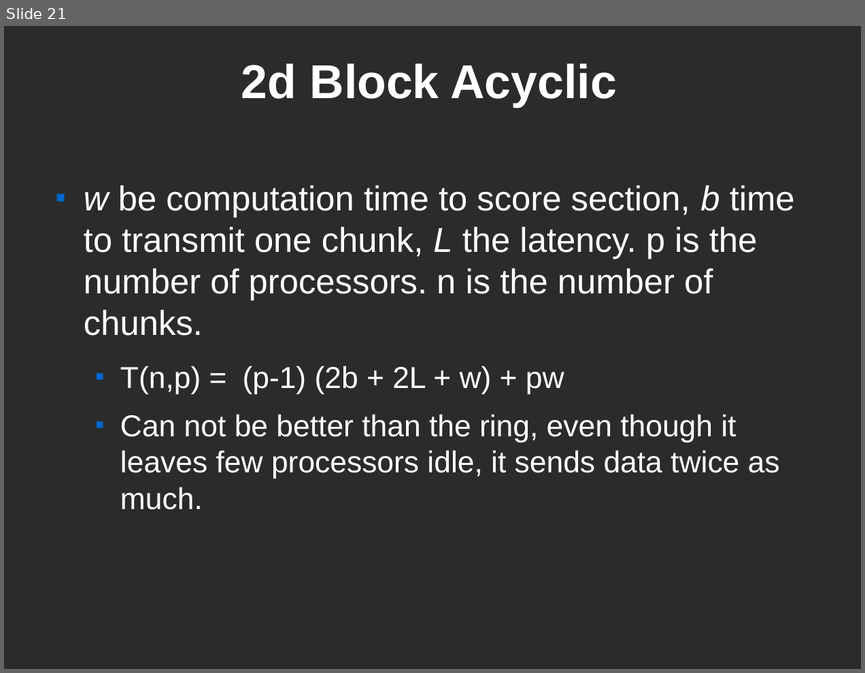
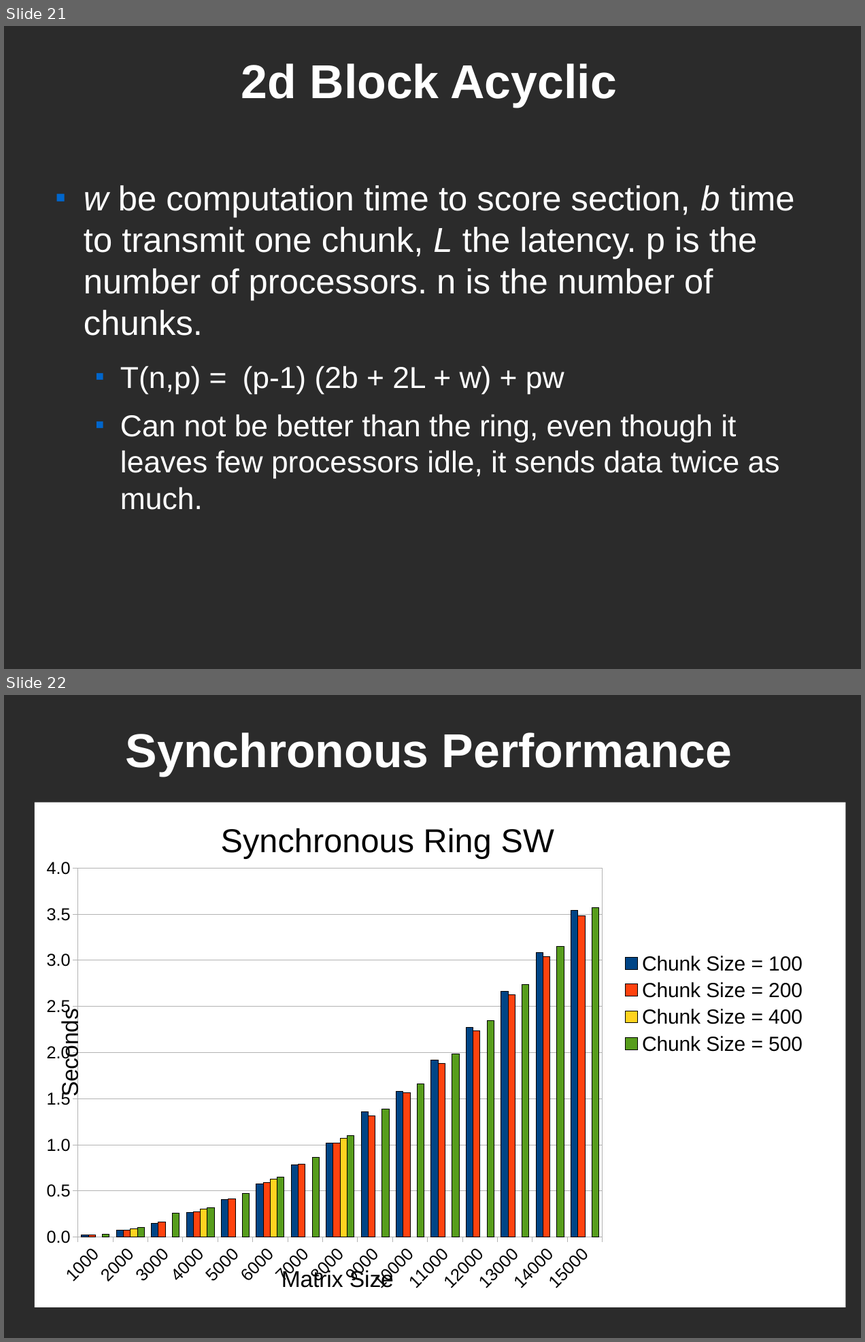
Before and after one commit to kenglishhi/ics632, a slide deck: smith-waterman/docs/ics-632-kenglish-final-presentation.odp. Shown one above the other, each under a label of ours: slide 21 before the commit, slides 21 and 22 after it. The pictures are 865x673 and 865x1342 pixels, drawn with LibreOffice and Linux fonts; fonts in the diff are those of the drawing; background and template pictures are left out; a plain dark background stands for a picture behind light text. Boxes give left, top, right and bottom in pixels: in the first picture for what was removed or moved away, otherwise in the second. Text is boxed around its words. In the diff, an @@ line names an element or a change of style, - is before the commit and + after.

```diff
--- a/smith-waterman/docs/ics-632-kenglish-final-presentation.odp
+++ b/smith-waterman/docs/ics-632-kenglish-final-presentation.odp
@@ slide 22 added at (4, 695, 861, 1338), background picture (left out) @@
@@ title added at (126, 732, 732, 777), 44 pt, text #FFFFFF, bold @@
+Synchronous Performance
@@ column chart added at (35, 802, 845, 1308) @@
+title "Synchronous Ring SW"
+categories: 1000, 2000, 3000, 4000, 5000, 6000, 7000, 8000, 9000, 10000, 11000, 12000, 13000, 14000, 15000
+Chunk Size = 100: 0, 0.1, 0.2, 0.3, 0.4, 0.6, 0.8, 1, 1.4, 1.6, 1.9, 2.3, 2.7, 3.1, 3.5
+Chunk Size = 200: 0, 0.1, 0.2, 0.3, 0.4, 0.6, 0.8, 1, 1.3, 1.6, 1.9, 2.2, 2.6, 3, 3.5
+Chunk Size = 400: -, 0.1, -, 0.3, -, 0.6, -, 1.1, -, -, -, -, -, -, -
+Chunk Size = 500: 0, 0.1, 0.3, 0.3, 0.5, 0.7, 0.9, 1.1, 1.4, 1.7, 2, 2.3, 2.7, 3.2, 3.6
```
Also in this commit, not shown: 1 other slide added, 5 other files.
